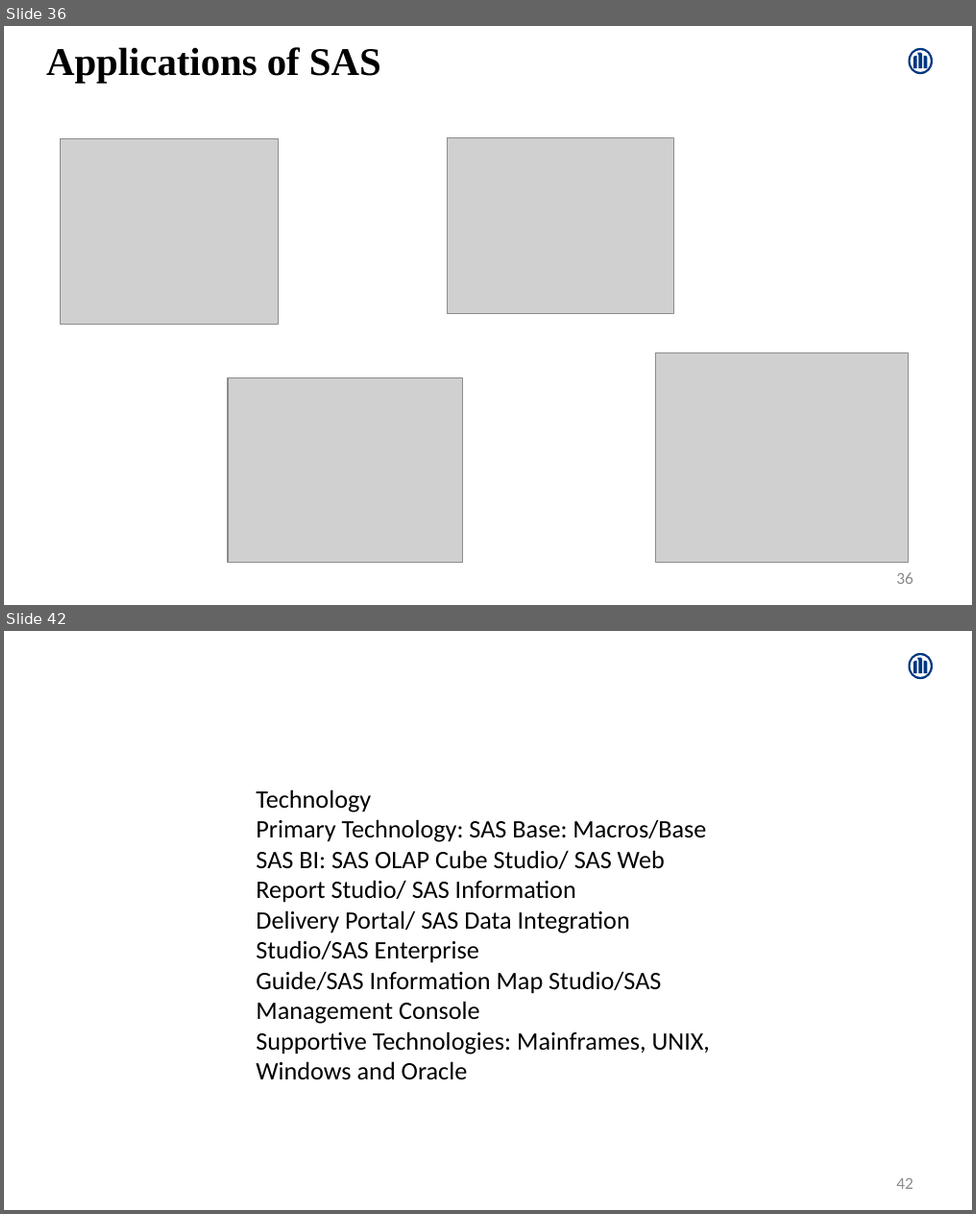
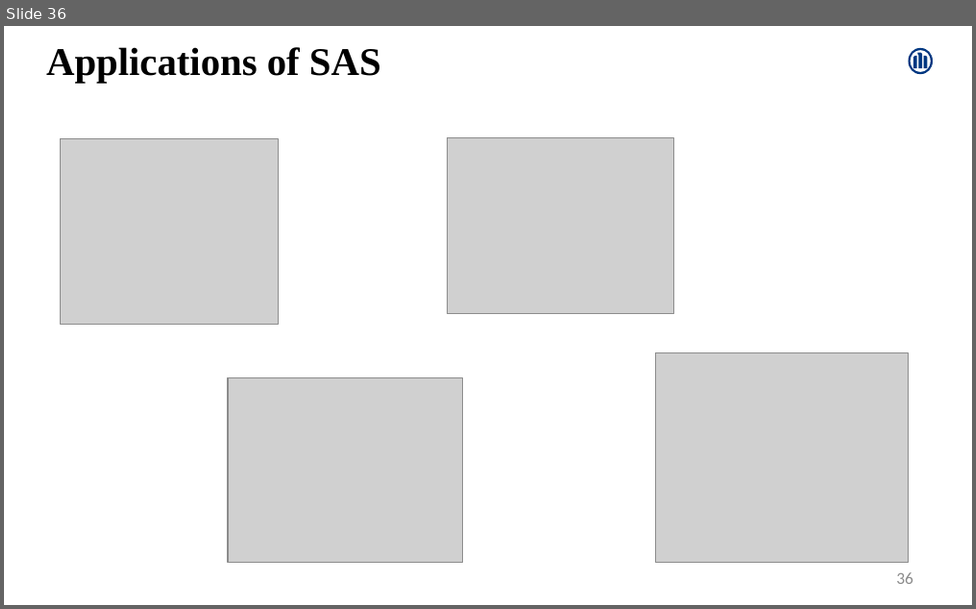
Before and after one commit to Amrutha-Mohan/UpdatedProjects, a slide deck: AmruthaMohan.pptx. Shown one above the other, each under a label of ours: slides 36 and 42 before the commit, slide 36 after it; the slides between them are not shown. The pictures are 976x1214 and 976x609 pixels, drawn with LibreOffice and Linux fonts; fonts in the diff are those of the drawing; grey boxes stand for pictures. Boxes give left, top, right and bottom in pixels: in the first picture for what was removed or moved away, otherwise in the second. Text is boxed around its words. In the diff, an @@ line names an element or a change of style, - is before the commit and + after.

```diff
--- a/AmruthaMohan.pptx
+++ b/AmruthaMohan.pptx
@@ slide 42 removed at box(4, 631, 972, 1210), background #FFFFFF; not listed: 1 template element that a slide beside it also shows @@
@@ text removed at box(256, 789, 710, 1079) @@
-Technology
-Primary Technology: SAS Base: Macros/Base
-SAS BI: SAS OLAP Cube Studio/ SAS Web Report Studio/ SAS Information
-Delivery Portal/ SAS Data Integration Studio/SAS Enterprise
-Guide/SAS Information Map Studio/SAS Management Console
-Supportive Technologies: Mainframes, UNIX, Windows and Oracle
@@ page number removed at box(896, 1178, 913, 1189) @@
-42
```
Also in this commit, not shown: 3 slides changed, 7 slides added, 8 other slides removed.
